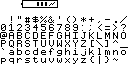
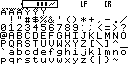
Layer changes from the first (128, 64) image to the second:
painted on "背景" over [1,1,111,16]
